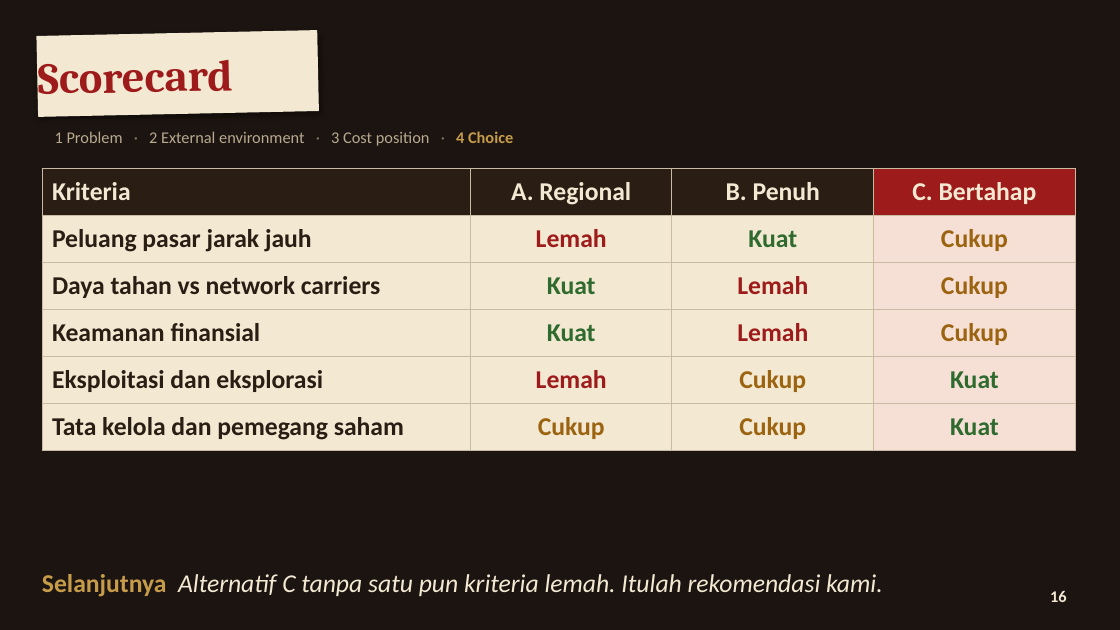
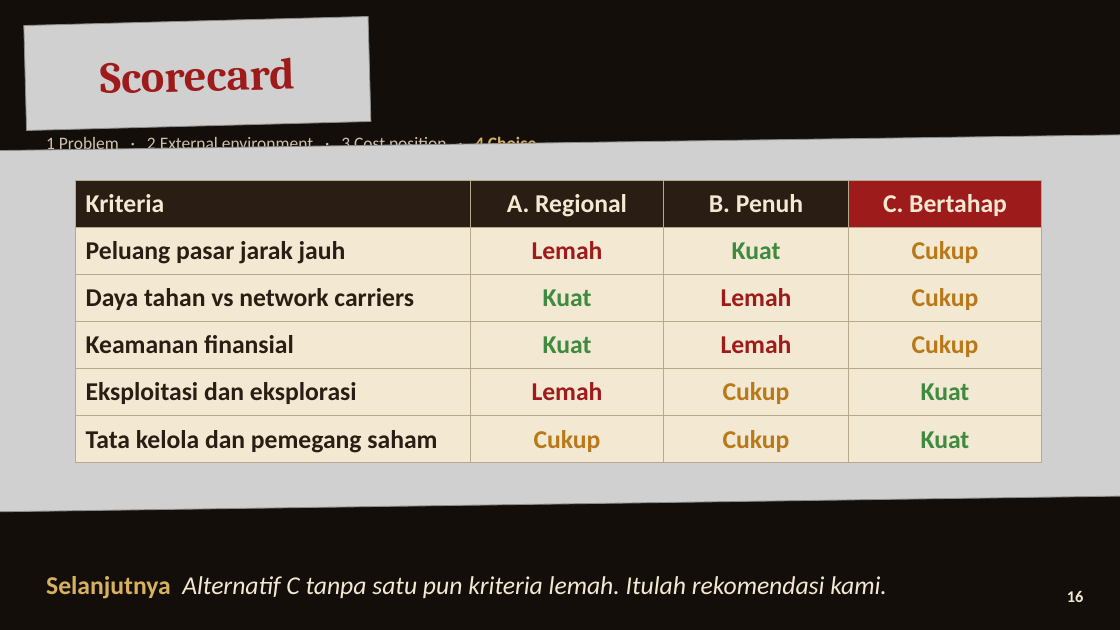
Before and after one commit to aslihabnuri/Dom-Manipulation, a slide deck: slide 16 of strategic-management/airasia-case/SMJKT_Group 3_Aslih_Case AirAsia.pptx. Drawn at 1120x630 pixels with LibreOffice and Linux fonts; fonts in the diff are those of the drawing; grey boxes stand for pictures; background and template pictures are left out. Boxes give left, top, right and bottom in pixels: in the first picture for what was removed or moved away, otherwise in the second. Text is boxed around its words. In the diff, an @@ line names an element or a change of style, - is before the commit and + after.

```diff
--- a/strategic-management/airasia-case/SMJKT_Group 3_Aslih_Case AirAsia.pptx
+++ b/strategic-management/airasia-case/SMJKT_Group 3_Aslih_Case AirAsia.pptx
@@ text "Scorecard": place and size @@
-text "Scorecard" at <box>38,59,233,94</box>
+text "Scorecard" at <box>100,57,295,93</box>
@@ text "Scorecard" at <box>100,57,295,93</box>: alignment left to centre @@
@@ picture added at <box>24,17,371,131</box> @@
@@ rectangle removed at <box>37,31,318,116</box> @@
@@ rounded rectangle removed at <box>38,119,760,155</box> @@
@@ picture added at <box>0,135,1120,512</box> @@
@@ text "1 Problem · 2 External ...": place and size @@
-text "1 Problem · 2 External ..." at <box>55,131,513,146</box>
+text "1 Problem · 2 External ..." at <box>46,135,536,154</box>
@@ text "1 Problem · 2 External ..." at <box>46,135,536,154</box>: size 14 to 15 pt; text colour #B8A98F to #CFC3AE in "1 Problem 2 External environment 3 Cost ..."; text colour #8A7A64 to #CFC3AE in "· · ·"; text colour #C69C4A to #D8B15E in "4 Choice" @@
@@ table at <box>76,181,1042,457</box> @@
@@ fill #F6E0D6 to #F3E8D2 in 5 cells @@
@@ text colour #2F6B2F to #3E8A3E in "Kuat", "Kuat", "Kuat", "Kuat" and 1 more places @@
@@ text colour #9C6410 to #B8791A in "Cukup", "Cukup", "Cukup", "Cukup" and 2 more places @@
@@ borders changed @@
@@ table: place and size @@
-table at <box>42,168,1075,444</box>
+table at <box>76,181,1042,457</box>
@@ rectangle removed at <box>0,556,1120,608</box> @@
@@ text "Selanjutnya Alternatif C tanpa satu ..." at <box>46,576,887,599</box>: text colour #C69C4A to #D8B15E in "Selanjutnya" @@
@@ text "16" at <box>1067,591,1084,602</box>: alignment centre to right @@
@@ ellipse removed at <box>1038,576,1080,618</box> @@
```
Also in this commit, not shown: 19 other slides changed, 11 other files.
